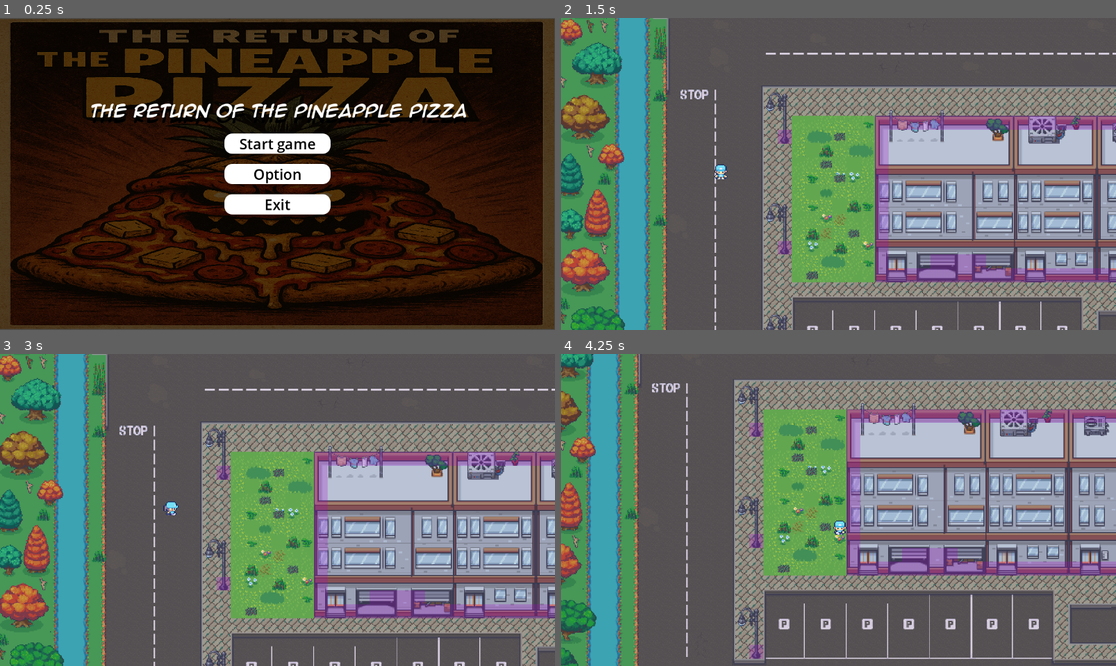
Above: before the commit, frames 1-4 (two rows, left to right).
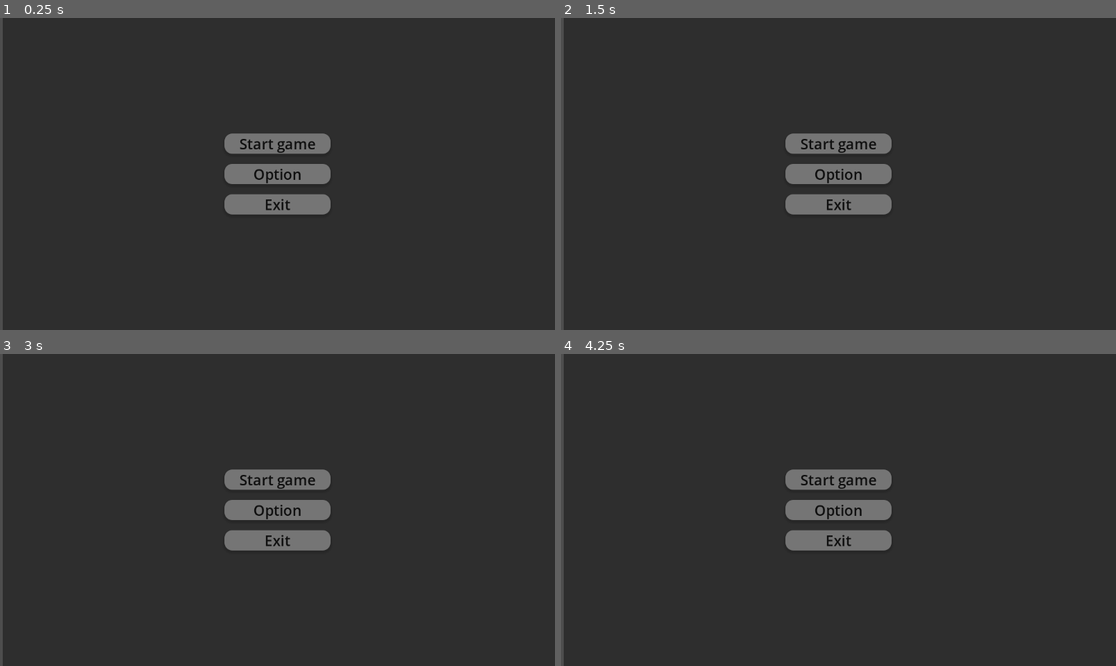
Above: after the commit, the same moments.

Repository: kevgan77/The-Return-of-The-Pineapple-Pizza
Game: Godot game, scene res://main_menu.tscn
Same seed, same stepped clock (60 frames per second), same inputs: the game is played once before the commit and once after it.
Inputs (mouse positions are in pixels of both pictures, inside the frame that each line leads up to):
- Up to frame 1 (0.25 s): no input
- Up to frame 2 (1.5 s): click "Start game" at 0.5 s; click (838, 142) at 1.25 s, where only the run after the commit has a clickable "Start game"
- Up to frame 3 (3 s): click (277, 510) at 2 s, where only the run after the commit has a clickable "Option"; tap Enter at 2.75 s; hold D (Right) from 2.78 s (still down); hold Shift (Sprint) from 2.78 s (still down)
- Up to frame 4 (4.25 s): release D (Right) at 3.53 s; release Shift (Sprint) at 3.53 s; hold S (Down) from 3.53 s (still down); tap Shift (Sprint) at 3.6 s

The runs differ from the first frame. In frame 1, 99% of the frame differs, in the area x 0-100%, y 0-100%; in frame 2, 100%; in frame 3, 100%; in frame 4, 100%.

Commit message:
?

Diff:
--- a/main_menu.tscn
+++ b/main_menu.tscn
@@ -1,12 +1,6 @@
-[gd_scene load_steps=9 format=3 uid="uid://ggtsxdybuy0v"]
+[gd_scene load_steps=6 format=3 uid="uid://ggtsxdybuy0v"]
 
 [ext_resource type="Script" path="res://main_menu.gd" id="1_06t4h"]
-[ext_resource type="Texture2D" uid="uid://bjhig2fu8pf4c" path="res://lulu.png" id="2_7vrkn"]
-[ext_resource type="FontFile" uid="uid://ddwqgrt3pbvaf" path="res://animeace2_bld.ttf" id="3_fu7sn"]
-
-[sub_resource type="StyleBoxTexture" id="StyleBoxTexture_fu7sn"]
-texture = ExtResource("2_7vrkn")
-modulate_color = Color(0.351563, 0.351563, 0.351563, 1)
 
 [sub_resource type="StyleBoxEmpty" id="StyleBoxEmpty_fu7sn"]
 
@@ -52,33 +46,6 @@
 size_flags_horizontal = 4
 size_flags_vertical = 4
 script = ExtResource("1_06t4h")
-
-[node name="Panel" type="Panel" parent="."]
-layout_mode = 0
-offset_left = -577.0
-offset_top = -322.0
-offset_right = 575.0
-offset_bottom = 322.0
-theme_override_styles/panel = SubResource("StyleBoxTexture_fu7sn")
-
-[node name="Label" type="Label" parent="Panel"]
-layout_mode = 1
-anchors_preset = 8
-anchor_left = 0.5
-anchor_top = 0.5
-anchor_right = 0.5
-anchor_bottom = 0.5
-offset_left = -388.0
-offset_top = -155.0
-offset_right = 396.0
-offset_bottom = -74.0
-grow_horizontal = 2
-grow_vertical = 2
-theme_override_colors/font_shadow_color = Color(0, 0, 0, 1)
-theme_override_constants/shadow_offset_y = 11
-theme_override_fonts/font = ExtResource("3_fu7sn")
-theme_override_font_sizes/font_size = 31
-text = "The Return Of The pineapple Pizza"
 
 [node name="VBoxContainer" type="VBoxContainer" parent="."]
 custom_minimum_size = Vector2(220.68, 0)
@@ -135,4 +102,11 @@
 theme_override_styles/normal = SubResource("StyleBoxFlat_rhts7")
 text = "Exit"
 
+[node name="Panel" type="Panel" parent="."]
+layout_mode = 0
+offset_left = -570.0
+offset_top = -327.0
+offset_right = 579.0
+offset_bottom = 334.0
+
 [connection signal="pressed" from="VBoxContainer/StartButton" to="." method="_on_start_button_pressed"]
